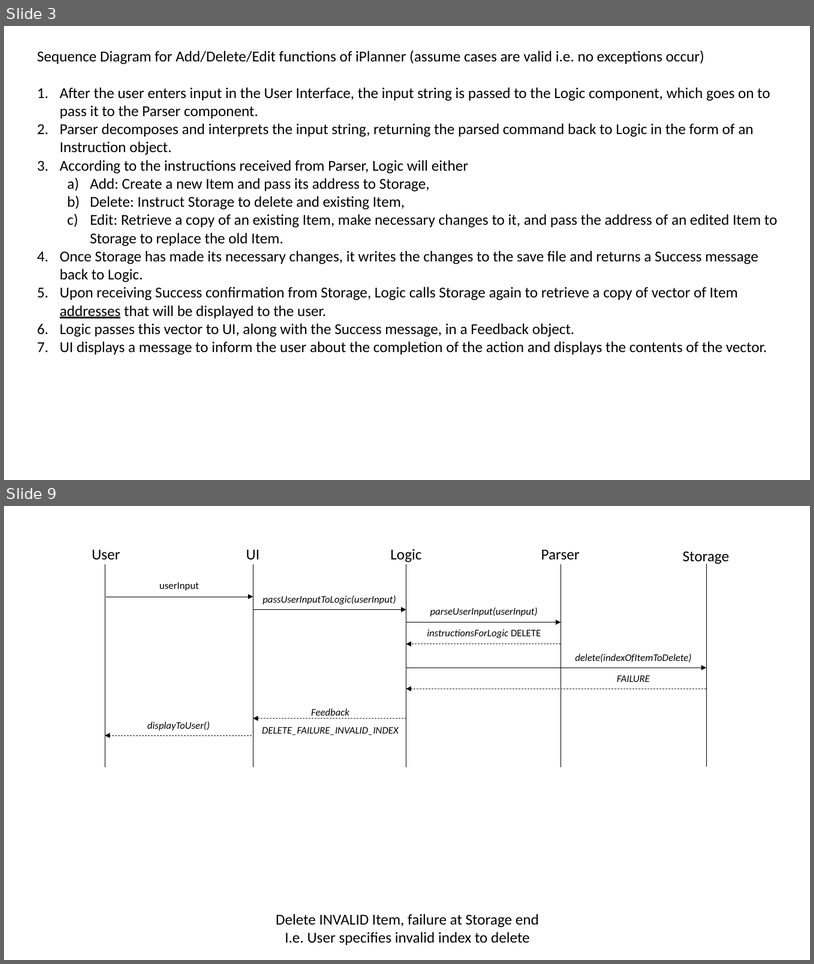
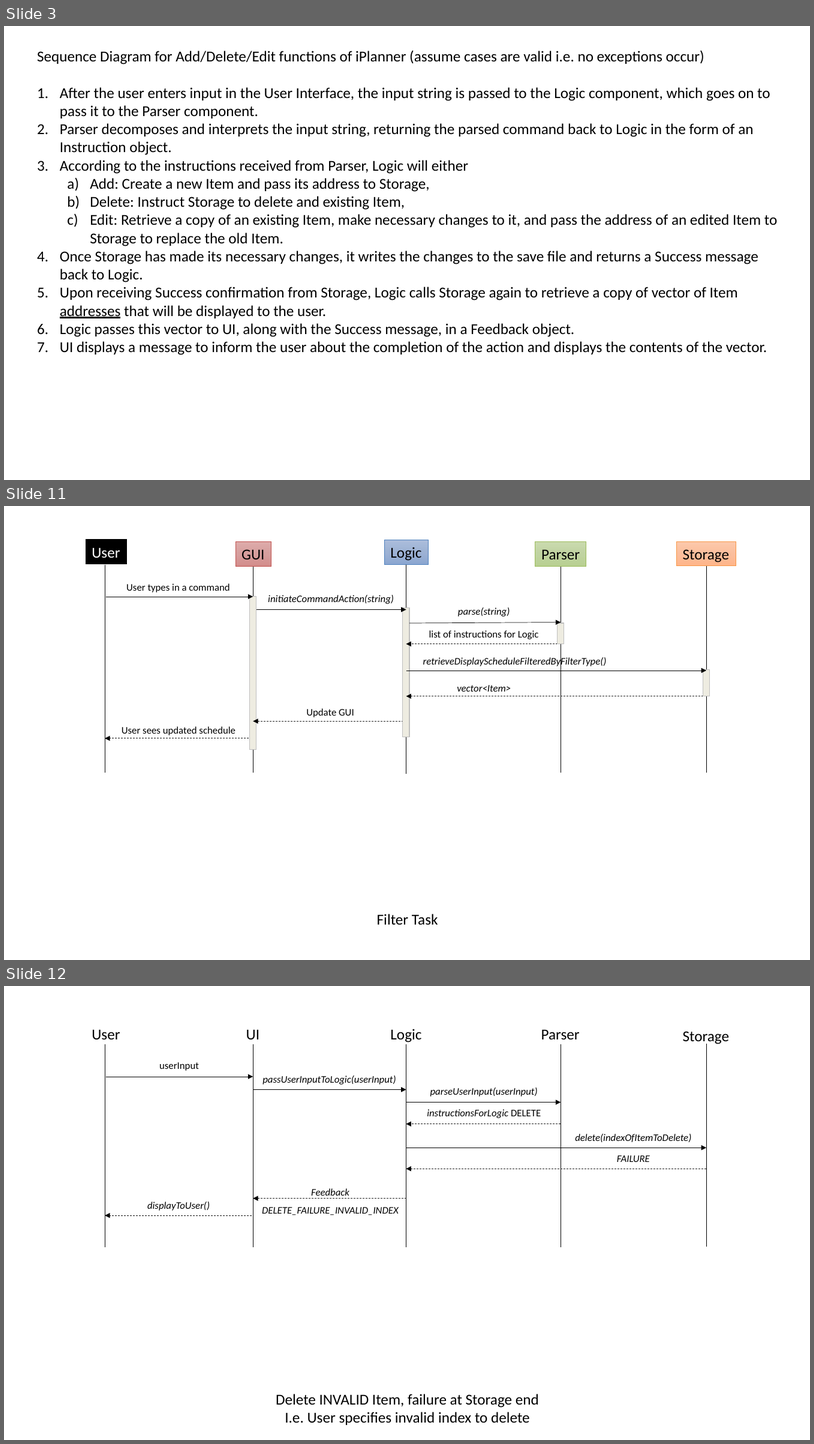
Before and after one commit to cs2103jan2015-f10-2c/main, a slide deck: iPlanner Documentation/[V0.5]/Sequence Diagrams.pptx. Shown one above the other, each under a label of ours: slides 3 and 9 before the commit, slides 3, 11 and 12 after it; the slides between them are not shown. The pictures are 814x964 and 814x1444 pixels, drawn with LibreOffice and Linux fonts; fonts in the diff are those of the drawing. Boxes give left, top, right and bottom in pixels: in the first picture for what was removed or moved away, otherwise in the second. Text is boxed around its words. In the diff, an @@ line names an element or a change of style, - is before the commit and + after.

```diff
--- a/iPlanner Documentation/[V0.5]/Sequence Diagrams.pptx
+++ b/iPlanner Documentation/[V0.5]/Sequence Diagrams.pptx
@@ slide 11 added at box(4, 506, 810, 960), background #FFFFFF @@
@@ group added at box(86, 539, 737, 774): 9 rectangles, 8 texts, 8 arrows, 5 lines @@
+User types in a command
+parse(string)
+list of instructions for Logic
+Logic
+GUI
+Parser
+Storage
+User
+retrieveDisplayScheduleFilteredByFilterType()
+vector<Item>
+initiateCommandAction(string)
+User sees updated schedule
+Update GUI
@@ text added at box(377, 913, 438, 925), 18 pt, text #000000 @@
+Filter Task
@@ what was slide 9 is now slide 12 @@
```
Also in this commit, not shown: 2 slides changed, 5 other slides added, 3 slides removed, 3 other files.
